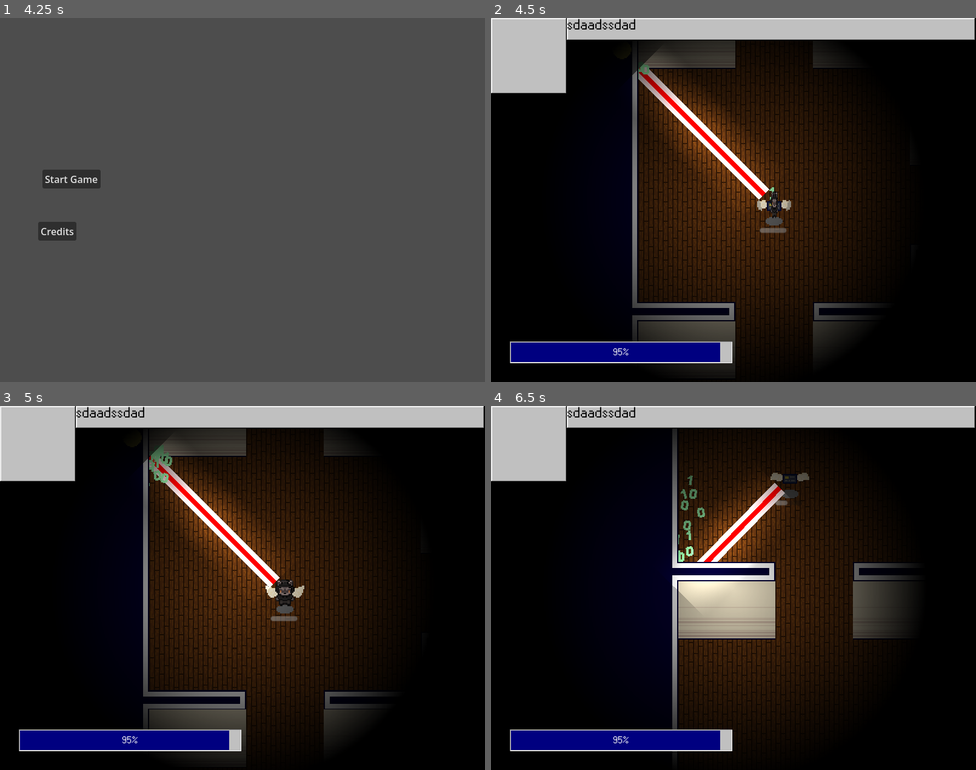
Above: before the commit, frames 1-4 (two rows, left to right).
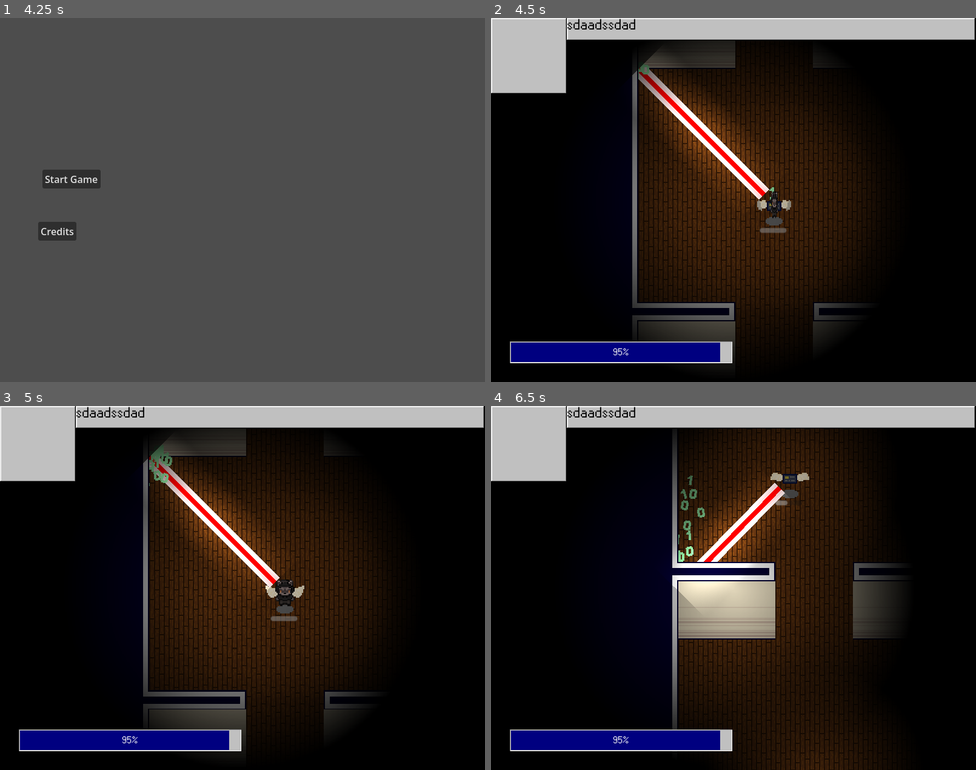
Above: after the commit, the same moments.

Repository: ygda-org/stock-strikers
Game: Godot game, scene res://main/startup_scene.tscn
The game is run twice, just before and just after one commit, with the same random seed, the same clock (stepped at 60 frames per second) and the same inputs. Sound files missing from this copy of the repository are replaced by a short silence.
Inputs (mouse positions are in pixels of both pictures, inside the frame that each line leads up to):
- Up to frame 1 (4.25 s): move the mouse to (349, 181) at 0.52 s; hold D (move_right) 0.53-1.28 s; tap Shift (dodge) at 0.6, 2.1, 3.6 s; tap Enter at 1.25 s; move the mouse to (145, 218) at 1.27 s; hold S (move_down) 1.28-2.03 s; click (145, 218) at 1.35 s; move the mouse to (291, 119) at 2.02 s; hold D (move_right) 2.03-2.78 s; tap Space at 2.75 s; move the mouse to (218, 272) at 2.77 s; hold W (move_up) 2.78-3.53 s; click (218, 272) at 2.85 s; move the mouse to (388, 254) at 3.52 s; hold A (move_left) from 3.53 s (still down)
- Up to frame 2 (4.5 s): release A (move_left) at 4.25 s; click "Start Game" at 4.25 s
- Up to frame 3 (5 s): no input
- Up to frame 4 (6.5 s): move the mouse to (588, 533) at 5.02 s; hold A (move_left) 5.03-5.78 s; click (588, 533) at 5.1 s; move the mouse to (757, 588) at 5.77 s; hold S (move_down) from 5.78 s (still down); tap Shift (dodge) at 5.85 s

Frame 1 is identical in both runs. In frame 2, less than 0.1% of the frame differs, in the area x 53-58%, y 45-53%; in frame 3, less than 0.1%; in frame 4, 3.5%, in the area x 53-82%, y 6-100%.

Commit message:
some permanent upgrades

Diff:
--- a/enemies/credit_card/credit_card.gd
+++ b/enemies/credit_card/credit_card.gd
@@ -7,7 +7,7 @@
 
 const LASER = preload("uid://csveghgjktsk8")
 var laser
-var card_speed: int = 20
+var speed: int = 20
 var bullet_damage: int = 5
 
 var laser_point
@@ -20,7 +20,7 @@
 func _process(delta: float) -> void:
 	if GameState.player and !enemy_component.is_stunned:
 		var distance = GameState.player.global_position - global_position
-		velocity = distance.normalized() * card_speed
+		velocity = distance.normalized() * speed
 		shoot(GameState.player.global_position,delta)
 
 	var collisions = [] # need these 4 lines in every enemy's physics process
--- a/enemies/enemy_component.gd
+++ b/enemies/enemy_component.gd
@@ -25,8 +25,13 @@
 	health_bar.max_value = max_health
 	health_bar.value = current_health
 	GameState.enemies.append(get_parent())
-	if Upgrade.modifiers.MONEY_ON_KILL in PlayerStats.permanent_upgrades_loaded:
-		money_on_kill *= PlayerStats.permanent_upgrades_loaded[Upgrade.modifiers.MONEY_ON_KILL]
+	if "money_on_kill" in PlayerStats.permanent_upgrades_loaded:
+		money_on_kill *= PlayerStats.permanent_upgrades_loaded["money_on_kill"]
+	if "enemy_move_speed" in PlayerStats.permanent_upgrades_loaded and "speed" in get_parent():
+		get_parent().speed *= PlayerStats.permanent_upgrades_loaded["enemy_move_speed"]
+	if "enemies_produce_light" in PlayerStats.permanent_upgrades_loaded:
+		$PointLight2D.enabled = true
+		$PointLight2D.scale *= PlayerStats.permanent_upgrades_loaded["enemies_produce_light"]
 	disable()
 
 func enable():
--- a/enemies/enemy_component.tscn
+++ b/enemies/enemy_component.tscn
@@ -1,6 +1,18 @@
 [gd_scene format=3 uid="uid://dh8i3pi010sjg"]
 
 [ext_resource type="Script" uid="uid://bp6yp3tp6amlh" path="res://enemies/enemy_component.gd" id="1_exhe8"]
+
+[sub_resource type="Gradient" id="Gradient_exhe8"]
+offsets = PackedFloat32Array(0, 0.6729323)
+colors = PackedColorArray(1, 1, 1, 1, 1, 1, 1, 0)
+
+[sub_resource type="GradientTexture2D" id="GradientTexture2D_fqvkt"]
+gradient = SubResource("Gradient_exhe8")
+width = 192
+height = 192
+fill = 1
+fill_from = Vector2(0.5, 0.5)
+fill_to = Vector2(0, 0)
 
 [node name="EnemyComponent" type="Node2D" unique_id=741055310]
 script = ExtResource("1_exhe8")
@@ -22,4 +34,10 @@
 [node name="BleedTimer" type="Timer" parent="." unique_id=843158090]
 one_shot = true
 
+[node name="PointLight2D" type="PointLight2D" parent="." unique_id=869295767]
+enabled = false
+energy = 0.7
+blend_mode = 2
+texture = SubResource("GradientTexture2D_fqvkt")
+
 [connection signal="timeout" from="BleedTimer" to="." method="_on_bleed_timer_timeout"]
--- a/globals/player_stats.gd
+++ b/globals/player_stats.gd
@@ -10,10 +10,13 @@
 var stock_to_mult : Dictionary[Stock, int] = {}
 var extra_effects: Array[String]
 
-var permanent_upgrades: Array[Upgrade] = []
-var permanent_upgrades_loaded: Dictionary[int, float]
+var permanent_upgrades: Array[Upgrade] = [load("uid://crghvea6e7g7h")]
+var permanent_upgrades_loaded: Dictionary[String, float]
 
 signal stocks_modified
+
+func _ready():
+	reload_upgrades()
 
 ## currently called by player, updates player's stats before next run
 func update_stats():
@@ -22,8 +25,7 @@
 		if stock.changed_stat == Stock.stats.OTHER:
 			continue # add functionality here
 		current_stats[stock.changed_stat] += stock.change_amount * stock_to_mult[stock]
-	for upgrade in permanent_upgrades: # adding this here lol no better place :D
-		permanent_upgrades_loaded[upgrade.modified] = upgrade.change_amount
+
 
 
 func add_stock(s : Stock, mult : int):
@@ -37,6 +39,12 @@
 
 func add_permanent_upgrade(u: Upgrade):
 	permanent_upgrades.append(u)
+	reload_upgrades()
 
 func remove_permanent_upgrade(u: Upgrade):
 	permanent_upgrades.remove_at(permanent_upgrades.find(u))
+	reload_upgrades()
+
+func reload_upgrades():
+	for upgrade in permanent_upgrades: # adding this here lol no better place :D
+		permanent_upgrades_loaded[upgrade.name] = upgrade.change_amount
--- a/level/level.gd
+++ b/level/level.gd
@@ -36,12 +36,21 @@
 
 # Called when the node enters the scene tree for the first time.
 func _ready() -> void:
+	print(PlayerStats.permanent_upgrades_loaded.keys())
+	if "max_room_ct" in PlayerStats.permanent_upgrades_loaded.keys():
+		max_room_count += int(PlayerStats.permanent_upgrades_loaded["max_room_ct"])
+	if "min_room_ct" in PlayerStats.permanent_upgrades_loaded.keys():
+		min_room_count += int(PlayerStats.permanent_upgrades_loaded["min_room_ct"])
 	for room_file in DirAccess.get_files_at("res://level/rooms/room_for_real/"):
 		pool.append(load("res://level/rooms/room_for_real/" + room_file))
 	if starting_room == null:
 		starting_room = pool.pick_random()
 	randomize()
 	generate()
+	if "no_four_split" in PlayerStats.permanent_upgrades_loaded.keys():
+		while check_four_split():
+			randomize()
+			generate()
 	check_top_replacements()
 
 func generate() -> void:
@@ -129,3 +138,9 @@
 				var top_fix = TOP_FIX_ENTRANCE.instantiate()
 				top_fix.position = coord * 16 * 16
 				add_child(top_fix)
+
+func check_four_split(): # returns true if has four split
+	for k in room_cord_neighbors.keys():
+		if k.has_north and k.has_east and k.has_south and k.has_west:
+			return true
+	return false
--- a/level/level.tscn
+++ b/level/level.tscn
@@ -1,7 +1,6 @@
 [gd_scene format=3 uid="uid://bf3hx2y400gmf"]
 
 [ext_resource type="Script" uid="uid://cck8w0x1v3laq" path="res://level/level.gd" id="1_7lnir"]
-[ext_resource type="PackedScene" uid="uid://d1hijr3si4jyw" path="res://player/coins/coin.tscn" id="2_5gx2l"]
 
 [node name="Level" type="Node2D" unique_id=494579793]
 script = ExtResource("1_7lnir")
@@ -18,7 +17,3 @@
 offset_right = 21031.0
 offset_bottom = 12570.0
 color = Color(0.011764706, 0, 0.18431373, 1)
-
-[node name="Coin" parent="Effects" unique_id=1596568995 instance=ExtResource("2_5gx2l")]
-z_index = 100
-position = Vector2(3, 0)
--- a/player/permanent_upgrades/base_upgrade.gd
+++ b/player/permanent_upgrades/base_upgrade.gd
@@ -21,3 +21,4 @@
 @export var modified: modifiers
 ## either additive or multiplicative depending on upgrade (or even a 1 or 0 bool)
 @export var change_amount: float
+@export var name: String
--- a/player/permanent_upgrades/bonus_coin_rooms.tres
+++ b/player/permanent_upgrades/bonus_coin_rooms.tres
@@ -5,4 +5,5 @@
 [resource]
 script = ExtResource("1_lb5gl")
 modified = 9
+name = "max_room_ct"
 metadata/_custom_type_script = "uid://b84t6wgyld4v8"
--- a/player/permanent_upgrades/enemies_produce_light.tres
+++ b/player/permanent_upgrades/enemies_produce_light.tres
@@ -5,4 +5,6 @@
 [resource]
 script = ExtResource("1_euv6u")
 modified = 6
+change_amount = 1.0
+name = "enemies_produce_light"
 metadata/_custom_type_script = "uid://b84t6wgyld4v8"
--- a/player/permanent_upgrades/enemy_move_speed.tres
+++ b/player/permanent_upgrades/enemy_move_speed.tres
@@ -5,4 +5,6 @@
 [resource]
 script = ExtResource("1_x3n63")
 modified = 4
+change_amount = 0.7
+name = "enemy_move_speed"
 metadata/_custom_type_script = "uid://b84t6wgyld4v8"
--- a/player/permanent_upgrades/max_room_ct.tres
+++ b/player/permanent_upgrades/max_room_ct.tres
@@ -5,4 +5,6 @@
 [resource]
 script = ExtResource("1_tsyr5")
 modified = 1
+change_amount = -1.0
+name = "max_room_ct"
 metadata/_custom_type_script = "uid://b84t6wgyld4v8"
--- a/player/permanent_upgrades/min_room_ct.tres
+++ b/player/permanent_upgrades/min_room_ct.tres
@@ -5,4 +5,6 @@
 [resource]
 script = ExtResource("1_dby7j")
 modified = 2
+change_amount = -1.0
+name = "min_room_ct"
 metadata/_custom_type_script = "uid://b84t6wgyld4v8"
--- a/player/permanent_upgrades/money_on_kill.tres
+++ b/player/permanent_upgrades/money_on_kill.tres
@@ -5,4 +5,5 @@
 [resource]
 script = ExtResource("1_t8iro")
 change_amount = 1.3
+name = "money_on_kill"
 metadata/_custom_type_script = "uid://b84t6wgyld4v8"
--- a/player/permanent_upgrades/no_four_split.tres
+++ b/player/permanent_upgrades/no_four_split.tres
@@ -5,4 +5,5 @@
 [resource]
 script = ExtResource("1_s2uf6")
 modified = 7
+name = "no_four_split"
 metadata/_custom_type_script = "uid://b84t6wgyld4v8"
--- a/player/player.tscn
+++ b/player/player.tscn
@@ -51,8 +51,8 @@
 
 [sub_resource type="GradientTexture2D" id="GradientTexture2D_rkbax"]
 gradient = SubResource("Gradient_xwkvk")
-width = 320
-height = 320
+width = 300
+height = 300
 fill = 1
 fill_from = Vector2(0.5, 0.5)
 fill_to = Vector2(0.5, 0)
